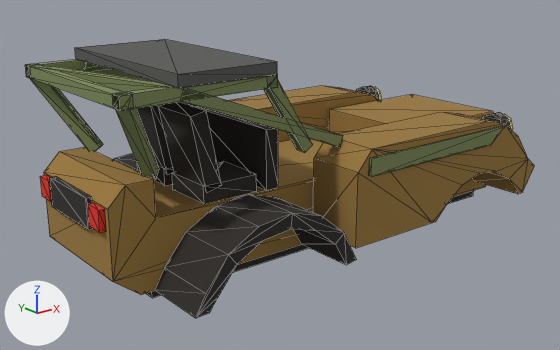
One commit to the glTF model public/models/base_buggy.glb: the scene before it, then after it.
Rendered twice from a 50 mm lens placed at (-3.77, -4.39, 1.71), pointed at (-0.23, 0.05, -0.07). The axes (+X, +Y, +Z) are drawn at lower left. The lights are the same throughout. The first picture is the older version. Mesh edges are drawn as thin lines. Vertices at exactly the same position are counted once.

Objects in the first picture: 'base_buggy'.
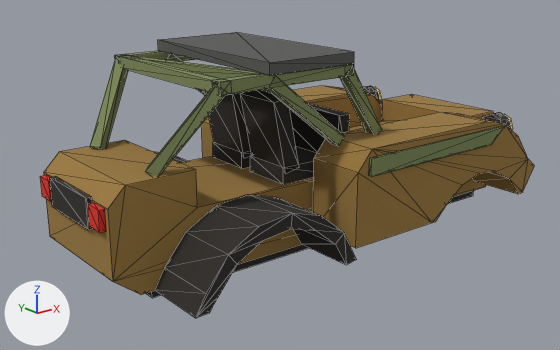
Diff of the bpy script that builds the scene:
```diff
--- a/public/models/base_buggy.glb.py
+++ b/public/models/base_buggy.glb.py
@@ me_tub @@
 me_tub.from_pydata(...)  # 404 vertices, 680 faces; spans x -1.95..1.91, y -0.95..0.95, z -0.51..0.95
 # used by ob_base_buggy; location = (0.0, 0.0, 0.0)
+# me_tub part 1: the loose piece of 8 vertices spanning x -0.75..-0.65, y -0.46..0.46, z 0.05..0.47 is moved by (0.65, 0.0, 0.0)
+# me_tub part 2: the loose piece of 8 vertices spanning x -1.23..-0.81, y 0.05..0.43, z 0.05..0.17 is moved by (0.65, 0.0, 0.0)
+# me_tub part 3: the loose piece of 8 vertices spanning x -1.31..-1.09, y 0.05..0.43, z 0.12..0.66 is moved by (0.65, 0.0, 0.0)
+# me_tub part 4: the loose piece of 8 vertices spanning x -1.23..-0.81, y -0.43..-0.05, z 0.05..0.17 is moved by (0.65, 0.0, 0.0)
+# me_tub part 5: the loose piece of 8 vertices spanning x -1.31..-1.09, y -0.43..-0.05, z 0.12..0.66 is moved by (0.65, 0.0, 0.0)
+# me_tub part 6: the loose piece of 8 vertices spanning x -1.89..-0.81, y 0.58..0.66, z 0.79..0.87 is moved by (0.65, 0.0, 0.0)
+# me_tub part 7: the loose piece of 8 vertices spanning x -1.9..-1.51, y 0.31..0.67, z 0.28..0.85 is multiplied about its middle by the matrix ((-0.237, 1.021, 0.055), (-1.022, -0.24, 0.039), (0.051, -0.045, 1.048)), then moved by (0.32, 0.0, 0.0)
+# me_tub part 8: the loose piece of 8 vertices spanning x -0.88..-0.52, y -0.66..-0.58, z 0.33..0.85 is moved by (0.65, 0.0, 0.0)
+# me_tub part 9: the loose piece of 8 vertices spanning x -1.89..-0.81, y -0.66..-0.58, z 0.79..0.87 is moved by (0.65, 0.0, 0.0)
+# me_tub part 10: the loose piece of 8 vertices spanning x -1.9..-1.51, y -0.67..-0.31, z 0.28..0.85 is multiplied about its middle by the matrix ((-0.237, -1.021, 0.055), (1.022, -0.24, -0.039), (0.051, 0.045, 1.048)), then moved by (0.32, 0.0, 0.0)
+# me_tub part 11: the loose piece of 8 vertices spanning x -0.89..-0.81, y -0.66..0.66, z 0.79..0.87 is moved by (0.65, 0.0, 0.0)
+# me_tub part 12: the loose piece of 8 vertices spanning x -1.89..-1.81, y -0.66..0.66, z 0.79..0.87 is moved by (0.65, 0.0, 0.0)
+# me_tub part 13: the loose piece of 8 vertices spanning x -1.89..-1.46, y -0.63..0.63, z 0.79..0.87 is moved by (0.65, 0.0, 0.0)
+# me_tub part 14: the loose piece of 8 vertices spanning x -1.53..-0.82, y -0.67..0.67, z 0.87..0.95 is moved by (0.65, 0.0, 0.0)
+# me_tub part 15: all 4 vertices in x -1.6, y -0.46..0.46, z 0.05..0.3 are moved by (0.3, 0.0, 0.0)
+# me_tub part 16: all 4 vertices in x -1.51, y -0.66..0.66, z 0.79 are moved by (0.64, 0.0, 0.01)
+# me_tub part 17: all 4 vertices in x 0.65, y -0.46..0.46, z 0.05..0.25 are moved by (0.65, 0.0, 0.0)
+# me_tub part 18: all 4 vertices in x -1.49, y -0.66..0.66, z 0.87 are moved by (0.66, 0.0, -0.01)
 me_tub.materials.append(mat_paint)
```

Where the change shows, as pixel boxes [x1, y1, x2, y2] in the pictures (560 x 350 px; the box of a moved part takes in the faces that stretch with it):
'base_buggy', reshaped: before [25, 39, 534, 318]; after [40, 32, 534, 318]
part 1 of me_tub, moved or reshaped: before [194, 105, 278, 191]; after [290, 103, 350, 153]
part 2 of me_tub, moved or reshaped: before [137, 165, 174, 186]; after [213, 142, 252, 168]
part 3 of me_tub, moved or reshaped: before [136, 105, 173, 174]; after [203, 91, 251, 157]
part 4 of me_tub, moved or reshaped: before [172, 162, 257, 204]; after [250, 147, 317, 184]
part 5 of me_tub, moved or reshaped: before [158, 102, 222, 192]; after [240, 90, 299, 173]
part 6 of me_tub, moved or reshaped: before [25, 60, 107, 77]; after [115, 51, 195, 61]
part 7 of me_tub, moved or reshaped: before [27, 75, 103, 151]; after [90, 58, 128, 149]
part 8 of me_tub, moved or reshaped: before [264, 78, 313, 152]; after [340, 68, 382, 134]
part 9 of me_tub, moved or reshaped: before [113, 75, 278, 111]; after [212, 64, 354, 95]
part 10 of me_tub, moved or reshaped: before [114, 105, 159, 180]; after [145, 84, 227, 176]
part 11 of me_tub, moved or reshaped: before [267, 74, 278, 88]; after [345, 64, 354, 77]
part 12 of me_tub, moved or reshaped: before [25, 64, 134, 111]; after [115, 54, 232, 96]
part 13 of me_tub, moved or reshaped: before [39, 65, 174, 92]; after [123, 55, 264, 79]
part 14 of me_tub, moved or reshaped: before [75, 39, 277, 88]; after [158, 32, 354, 76]
part 15 of me_tub, moved or reshaped: before [60, 147, 314, 282]; after [60, 140, 314, 282]
part 16 of me_tub, moved or reshaped: before [184, 102, 343, 147]; after [197, 88, 345, 146]
part 17 of me_tub, moved or reshaped: before [154, 94, 494, 218]; after [181, 94, 494, 208]
part 18 of me_tub, moved or reshaped: before [85, 63, 340, 135]; after [167, 56, 344, 136]
